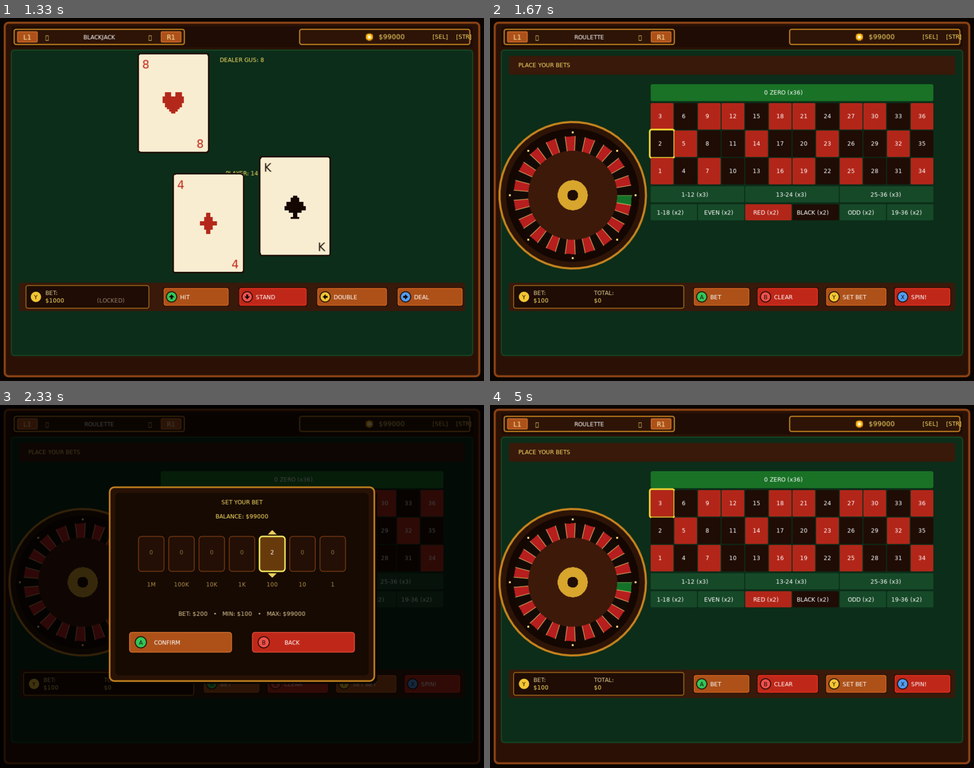
Above: before the commit, frames 1-4 (two rows, left to right).
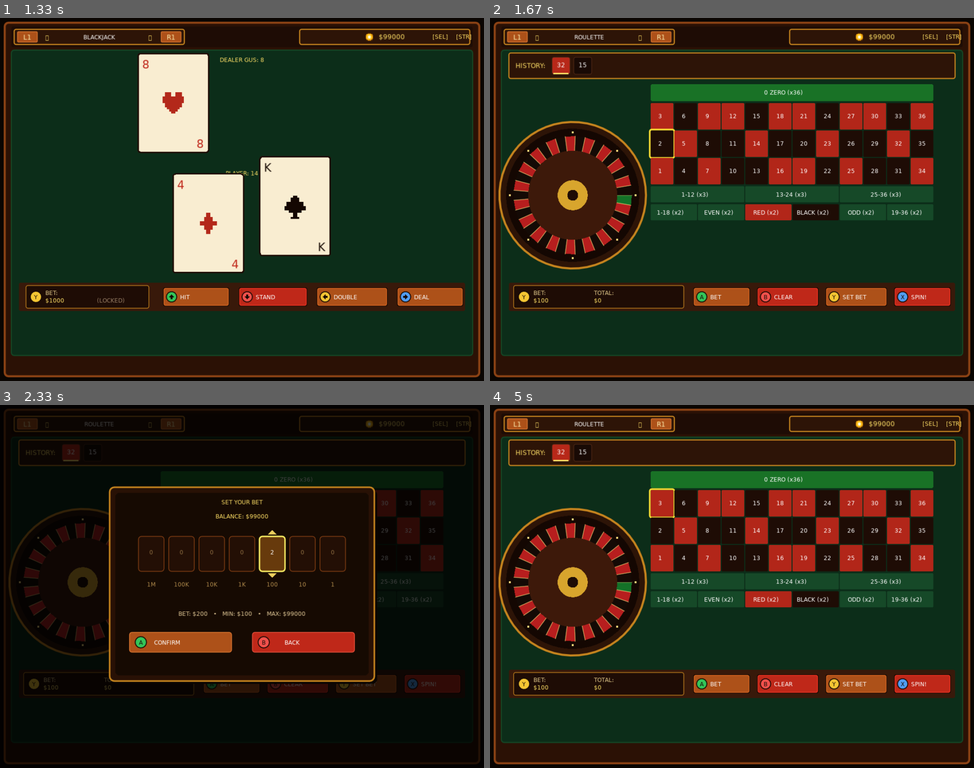
Above: after the commit, the same moments.

Repository: byMr712/SlotGame-PortMaster
Game: LÖVE game, started from casino/main.lua
Two runs of this game, one before a commit and one after it. Both use one fixed random seed, a clock stepped at 60 frames per second and the inputs below.
Inputs:
- Up to frame 1 (1.33 s): hold Right 0.33-0.8 s; click "PLAY" at 0.88 s; tap E at 1.17 s
- Up to frame 2 (1.67 s): tap E at 1.5 s
- Up to frame 3 (2.33 s): tap Y at 1.83 s; hold Up from 2.17 s (still down)
- Up to frame 4 (5 s): release Up at 2.47 s; hold Right 2.5-2.97 s; hold Left 3-3.53 s; hold Down 3.57-3.87 s; hold Left 3.9-4.3 s; tap Enter at 4.33 s; hold Up from 4.67 s (still down)

Frame 1 is identical in both runs. In frame 2, 2.5% of the frame differs, in the area x 3-97%, y 9-17%; in frame 3, 0.8%; in frame 4, 2.5%.

Commit message:
feat(roulette): expand history plaque, enlarge badges with gold win underline, and remove prompts

Diff:
--- a/casino/src/games/roulette.lua
+++ b/casino/src/games/roulette.lua
@@ -18,8 +18,8 @@
 roulette.wheelAngle = 0
 roulette.ballAngle = 0
 roulette.ballRadius = 110
-roulette.history = { 32, 15 }
-roulette.statusText = "PLACE YOUR BETS"
+roulette.history = { { num = 32, won = true }, { num = 15, won = false } }
+roulette.statusText = ""
 roulette.zoom = 0
 roulette.targetZoom = 0
 roulette.holdTimer = 0
@@ -309,9 +309,6 @@
     local red = isRed(num)
     local colName = num == 0 and "ZERO" or (red and "RED" or "BLACK")
 
-    table.insert(roulette.history, 1, num)
-    if #roulette.history > 6 then table.remove(roulette.history) end
-
     -- Выплаты по стандартным европейским правилам:
     local payout = 0
     local key = tostring(num)
@@ -333,6 +330,10 @@
         if num >= 13 and num <= 24 and roulette.bets["doz-2"] then payout = payout + roulette.bets["doz-2"] * 3 end
         if num >= 25 and num <= 36 and roulette.bets["doz-3"] then payout = payout + roulette.bets["doz-3"] * 3 end
     end
+
+    local won = (payout > 0)
+    table.insert(roulette.history, 1, { num = num, won = won })
+    if #roulette.history > 10 then table.remove(roulette.history) end
 
     if payout > 0 then
         economy.add(payout)
@@ -540,10 +541,65 @@
 end
 
 function roulette.draw()
-    love.graphics.setColor(0.22, 0.1, 0.04)
-    love.graphics.rectangle("fill", 40, 80, 944, 40, 4)
+    local font = love.graphics.getFont()
+
+    -- 1. Верхняя латунная плашка истории (расширена вниз, высота 54px, без подсказок справа)
+    love.graphics.setColor(0.18, 0.08, 0.03)
+    love.graphics.rectangle("fill", 40, 74, 944, 54, 4)
+    love.graphics.setColor(0.78, 0.52, 0.12)
+    love.graphics.setLineWidth(2)
+    love.graphics.rectangle("line", 40, 74, 944, 54, 4)
+    love.graphics.setLineWidth(1)
+
+    -- Подпись HISTORY: (золотой фирменный шрифт в стиле остальных залов)
+    local histLabel = i18n.t("history") .. ":"
+    local htw = font and font:getWidth(histLabel) or (#histLabel * 8)
     love.graphics.setColor(1, 0.88, 0.4)
-    love.graphics.print(roulette.statusText, 60, 92)
+    love.graphics.print(histLabel, 54, 92, 0, 1.15, 1.15)
+
+    -- Увеличенные значки выпавших цифр
+    local badgeStartX = 54 + htw * 1.15 + 14
+    local badgeW = 38
+    local badgeH = 36
+    local badgeY = 83
+
+    for i, item in ipairs(roulette.history) do
+        if i > 8 then break end
+        local bx = badgeStartX + (i - 1) * (badgeW + 8)
+        local n = (type(item) == "table") and item.num or item
+        local won = (type(item) == "table") and item.won or false
+
+        -- Фон значка цифры
+        if n == 0 then
+            love.graphics.setColor(0.08, 0.36, 0.14)
+        elseif isRed(n) then
+            love.graphics.setColor(0.72, 0.16, 0.1)
+        else
+            love.graphics.setColor(0.1, 0.04, 0.02)
+        end
+        love.graphics.rectangle("fill", bx, badgeY, badgeW, badgeH, 4)
+        love.graphics.setColor(0.3, 0.15, 0.08)
+        love.graphics.rectangle("line", bx, badgeY, badgeW, badgeH, 4)
+
+        -- Число
+        local nStr = tostring(n)
+        local ntw = font and font:getWidth(nStr) or (#nStr * 8)
+        love.graphics.setColor(1, 1, 1)
+        love.graphics.print(nStr, bx + badgeW / 2 - (ntw * 1.1) / 2, badgeY + 8, 0, 1.1, 1.1)
+
+        -- Фирменное золотое нижнее подчеркивание, если победили
+        if won then
+            love.graphics.setColor(1, 0.88, 0.4)
+            love.graphics.rectangle("fill", bx + 3, badgeY + badgeH - 3, badgeW - 6, 3, 1)
+        end
+    end
+
+    -- Статус выигрыша справа (подсказки кнопок убраны)
+    if roulette.statusText ~= "" then
+        local stw = font and font:getWidth(roulette.statusText) or (#roulette.statusText * 8)
+        love.graphics.setColor(1, 0.88, 0.4)
+        love.graphics.print(roulette.statusText, 960 - stw, 92)
+    end
 
     -- Расчет плавного зума и центровки на всё свободное пространство экрана
     local cx = 175 + roulette.zoom * (512 - 175)
